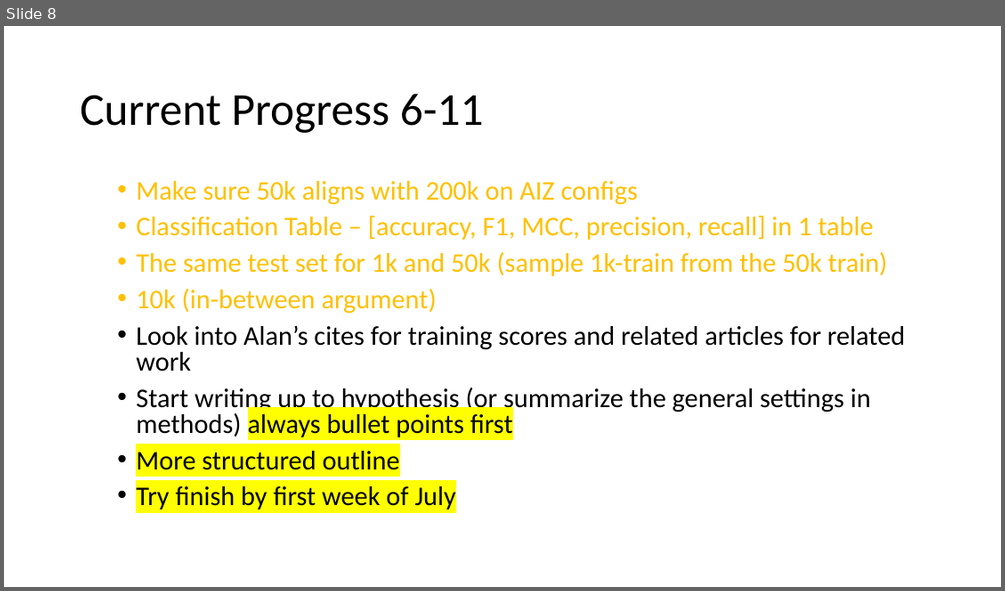
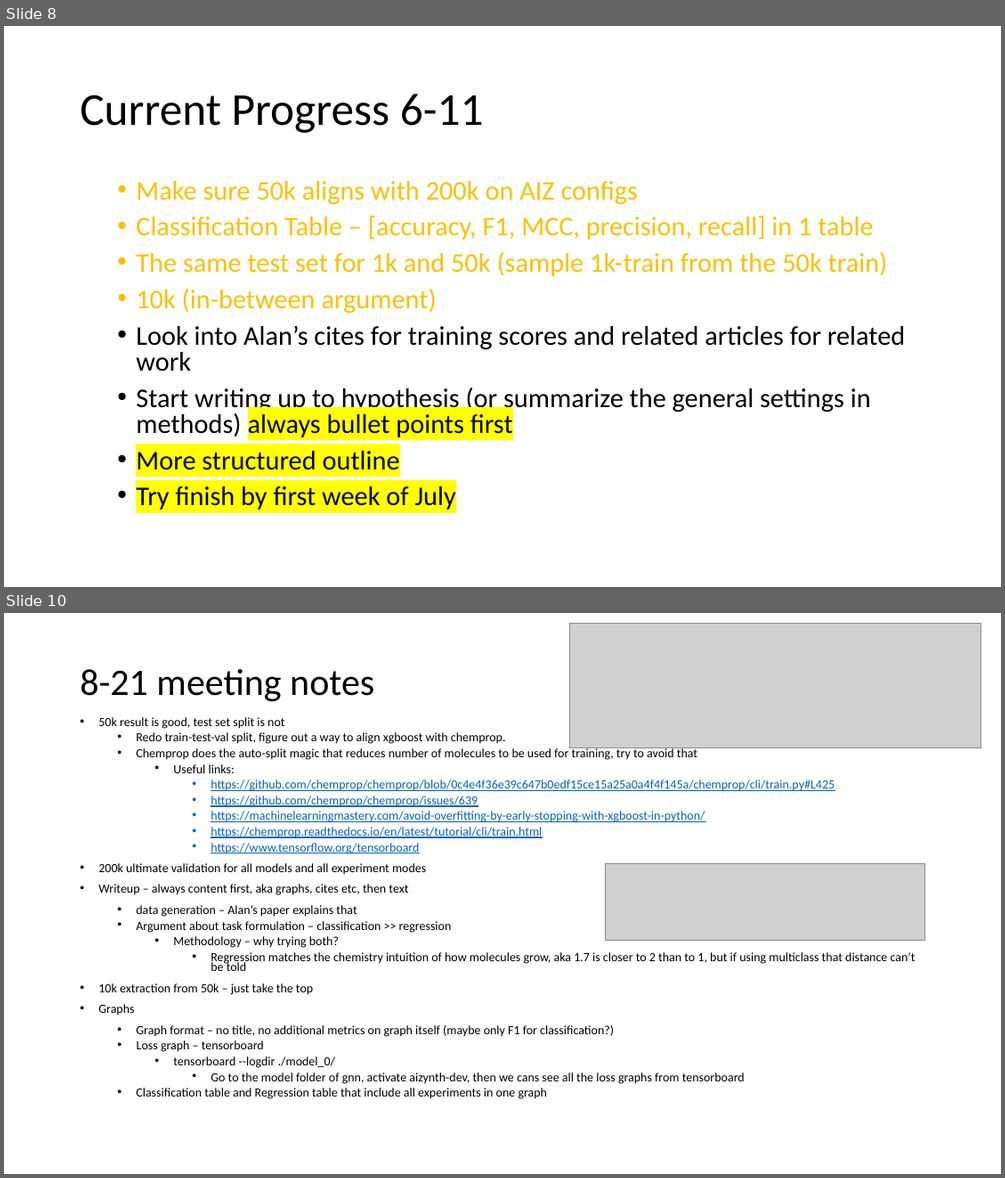
Before and after one commit to penguin9360/master_thesis, a slide deck: experiment/Thesis progress.pptx. Shown one above the other, each under a label of ours: slide 8 before the commit, slides 8 and 10 after it; the slides between them are not shown. The pictures are 1005x591 and 1005x1178 pixels, drawn with LibreOffice and Linux fonts; fonts in the diff are those of the drawing; grey boxes stand for pictures. Boxes give left, top, right and bottom in pixels: in the first picture for what was removed or moved away, otherwise in the second. Text is boxed around its words. In the diff, an @@ line names an element or a change of style, - is before the commit and + after.

Commit message:
8-21 meeting update

```diff
--- a/experiment/Thesis progress.pptx
+++ b/experiment/Thesis progress.pptx
@@ slide 10 added at (4, 613, 1001, 1174), background #FFFFFF @@
@@ picture added at (570, 624, 981, 747) @@
@@ title added at (80, 669, 374, 702), 36 pt, text #000000 @@
+8-21 meeting notes
@@ text added at (98, 717, 915, 1099), 12 pt, text #000000 @@
+• 50k result is good, test set split is not
+  • Redo train-test-val split, figure out a way to align xgboost with chemprop.
+  • Chemprop does the auto-split magic that reduces number of molecules to be used for training, try to avoid that
+    • Useful links:
+      • https://github.com/chemprop/chemprop/blob/0c4e4f36e39c647b0edf15ce15a25a0a4f4f145a/chemprop/cli/train.py#L425
+      • https://github.com/chemprop/chemprop/issues/639
+      • https://machinelearningmastery.com/avoid-overfitting-by-early-stopping-with-xgboost-in-python/
+      • https://chemprop.readthedocs.io/en/latest/tutorial/cli/train.html
+      • https://www.tensorflow.org/tensorboard
+• 200k ultimate validation for all models and all experiment modes
+    • Writeup – always content first, aka graphs, cites etc, then text
+      • data generation – Alan’s paper explains that
+  • Argument about task formulation – classification >> regression
+    • Methodology – why trying both?
+      • Regression matches the chemistry intuition of how molecules grow, aka 1.7 is closer to 2 than to 1, but if using multiclass that distance can’t be told
+    • 10k extraction from 50k – just take the top
+    • Graphs
+      • Graph format – no title, no additional metrics on graph itself (maybe only F1 for classification?)
+      • Loss graph – tensorboard
+    • tensorboard --logdir ./model_0/
+      • Go to the model folder of gnn, activate aizynth-dev, then we cans see all the loss graphs from tensorboard
+  • Classification table and Regression table that include all experiments in one graph
@@ picture added at (606, 863, 925, 940) @@
```
Also in this commit, not shown: 1 slide changed, 1 other file.
